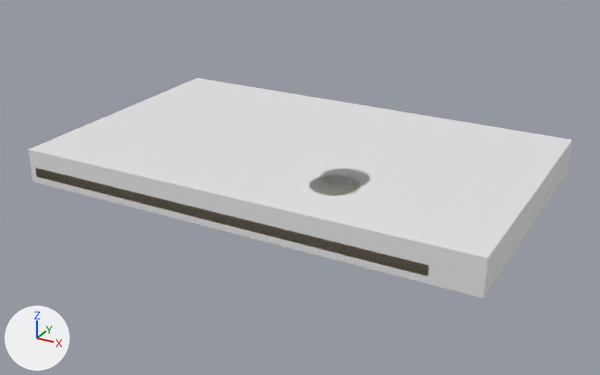
A saved change to the Blender file ArtSource/Blender/CTCC_PROP_BayEnvelope.blend.
The view is the same before and after, from a 50 mm lens placed at (0.239, -0.419, 0.203), pointed at (0.013, -0.007, -0.003). Arrows for +X, +Y and +Z are at lower left; the lights stay in place. The first picture is the older version.

Names of what the first picture shows: 'COL_CTCC_PROP_BayEnvelope', 'CTCC_PROP_BayEnvelope'.
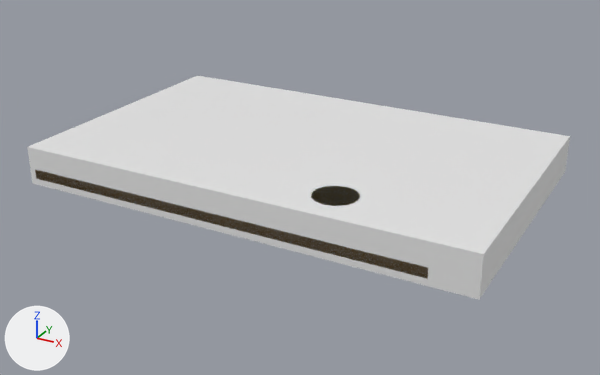
Location of each change, [x1, y1, x2, y2] in pixels of the pictures (600 x 375 px; the box of a moved part takes in the faces that stretch with it):
'COL_CTCC_PROP_BayEnvelope', rescaled: before [28, 78, 573, 298]; after [27, 76, 570, 299]
'CTCC_PROP_BayEnvelope', reshaped: before [36, 168, 429, 276]; after [35, 170, 428, 279]
part 1 of me_cube, moved or reshaped (mostly hidden): before [36, 168, 429, 276]; after [35, 170, 428, 279]
part 2 of me_cube, added: after [311, 186, 360, 206]
part 3 of me_cube, deleted: before [320, 168, 370, 188]
part 4 of me_cube, deleted: before [309, 175, 360, 196]

What changed in the scene script:
```text
Add img_cottonold_normal_png:
    img_cottonold_normal_png = load_image('CottonOld_Normal.png', '../../Prototype/Assets/CTCC/Art/Textures/CottonOld_Normal.png', 2048, 2048, 'Non-Color')
Add img_cottonold_color_png:
    img_cottonold_color_png = load_image('CottonOld_Color.png', '../../Prototype/Assets/CTCC/Art/Textures/CottonOld_Color.png', 2048, 2048, 'sRGB')
Add img_doc_bayenvelopefront_png:
    img_doc_bayenvelopefront_png = load_image('Doc_BayEnvelopeFront.png', '../../Prototype/Assets/CTCC/Art/Textures/Doc_BayEnvelopeFront.png', 1024, 700, 'sRGB')
Add mat_cottonold:
    mat_cottonold = bpy.data.materials.new('CottonOld')
    # colours: light grey #c4c4b5
    # uses the picture img_cottonold_color_png
    # uses the picture img_cottonold_normal_png
Add mat_doc_bayenvelopefront:
    mat_doc_bayenvelopefront = principled_material('Doc_BayEnvelopeFront')
    mat_doc_bayenvelopefront.texture = img_doc_bayenvelopefront_png
    mat_doc_bayenvelopefront.roughness = 0.86
Change me_cube:
    used by ob_ctcc_prop_bayenvelope; location = (0.0, 0.0, 0.0)
    remove me_cube.from_pydata(...)  # 664 vertices, 602 faces; spans x -0.13..0.153, y -0.087..0.087, z 0.002..0.023
    add me_cube.from_pydata(...)  # 652 vertices, 677 faces; spans x -0.13..0.152, y -0.088..0.088, z 0.001..0.025
    me_cube part 1: the loose piece of 56 vertices spanning x -0.13..0.13, y -0.087..0.087, z 0.002..0.016 is moved by (0.0, 0.0, -0.001)
    me_cube part 2: a new loose piece, a 14-sided cylinder along z spanning x 0.0515..0.0768, y -0.0755..-0.0495, z 0.0213..0.0248, in mat_brass (its picture is missing)
    me_cube part 3: the loose piece of 28 vertices spanning x 0.043..0.07, y -0.049..-0.021, z 0.019..0.023 is deleted
    me_cube part 4: the loose piece of 28 vertices spanning x 0.042..0.069, y -0.061..-0.033, z 0.019..0.023 is deleted
    other edits to the shape of me_cube do not show in these pictures
    add me_cube.materials.append(mat_doc_bayenvelopefront)  # picture img_doc_bayenvelopefront_png
    add me_cube.materials.append(mat_cottonold)
Change me_cube_007:
    used by ob_col_ctcc_prop_bayenvelope; location = (0.0117, 0.0, 0.0125)
    remove me_cube_007.from_pydata(...)  # 8 vertices, 6 faces; spans x -0.142..0.142, y -0.087..0.087, z -0.011..0.011
    add me_cube_007.from_pydata(...)  # 8 vertices, 6 faces; spans x -0.141..0.141, y -0.088..0.088, z -0.012..0.012
    me_cube_007 part 5: the whole mesh is scaled about its middle by (0.993, 1.01, 1.13)
Change ob_col_ctcc_prop_bayenvelope:
    ob_col_ctcc_prop_bayenvelope.location: (0.0117, 0.0, 0.0125) -> (0.0108, 0.0, 0.0129)
```
